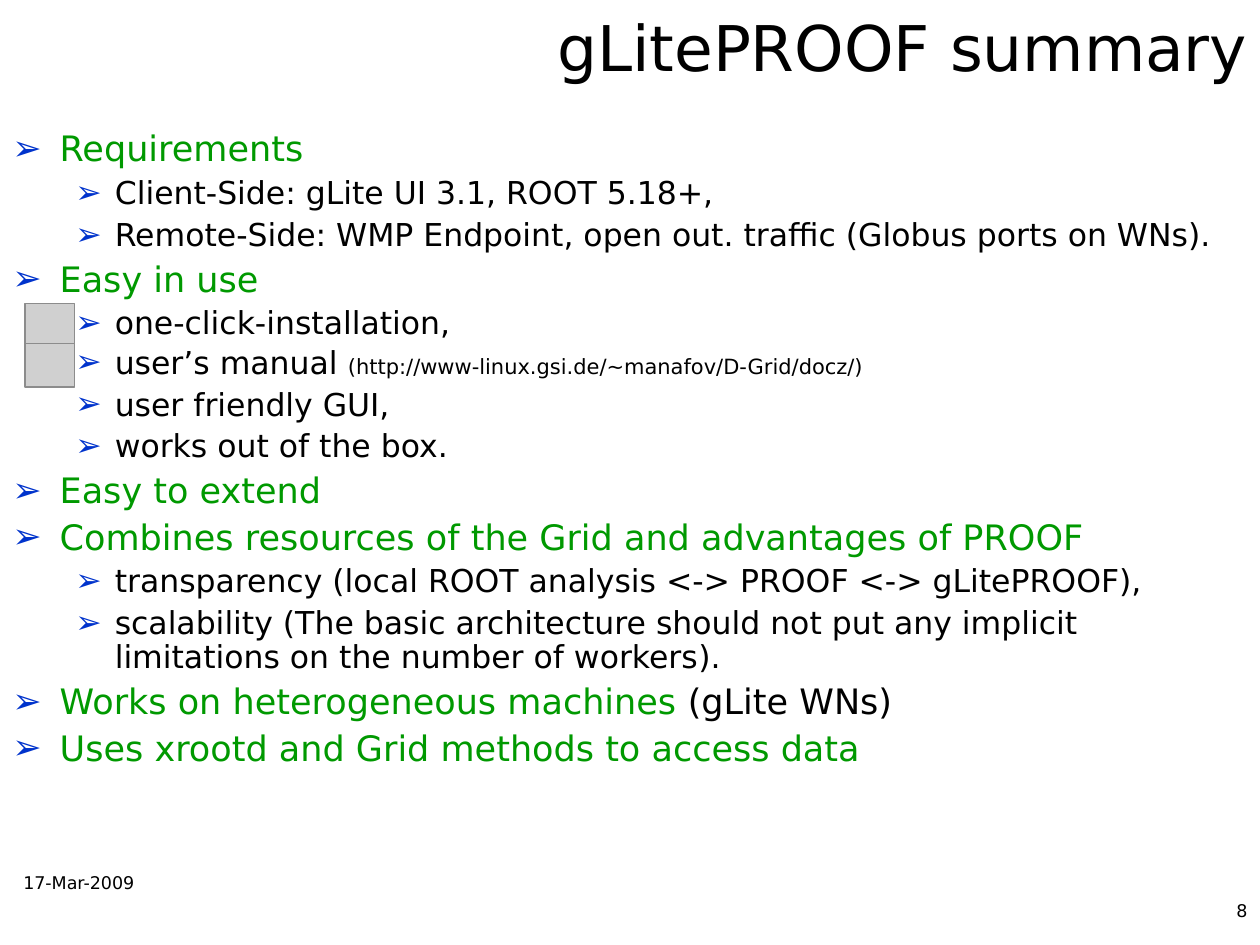
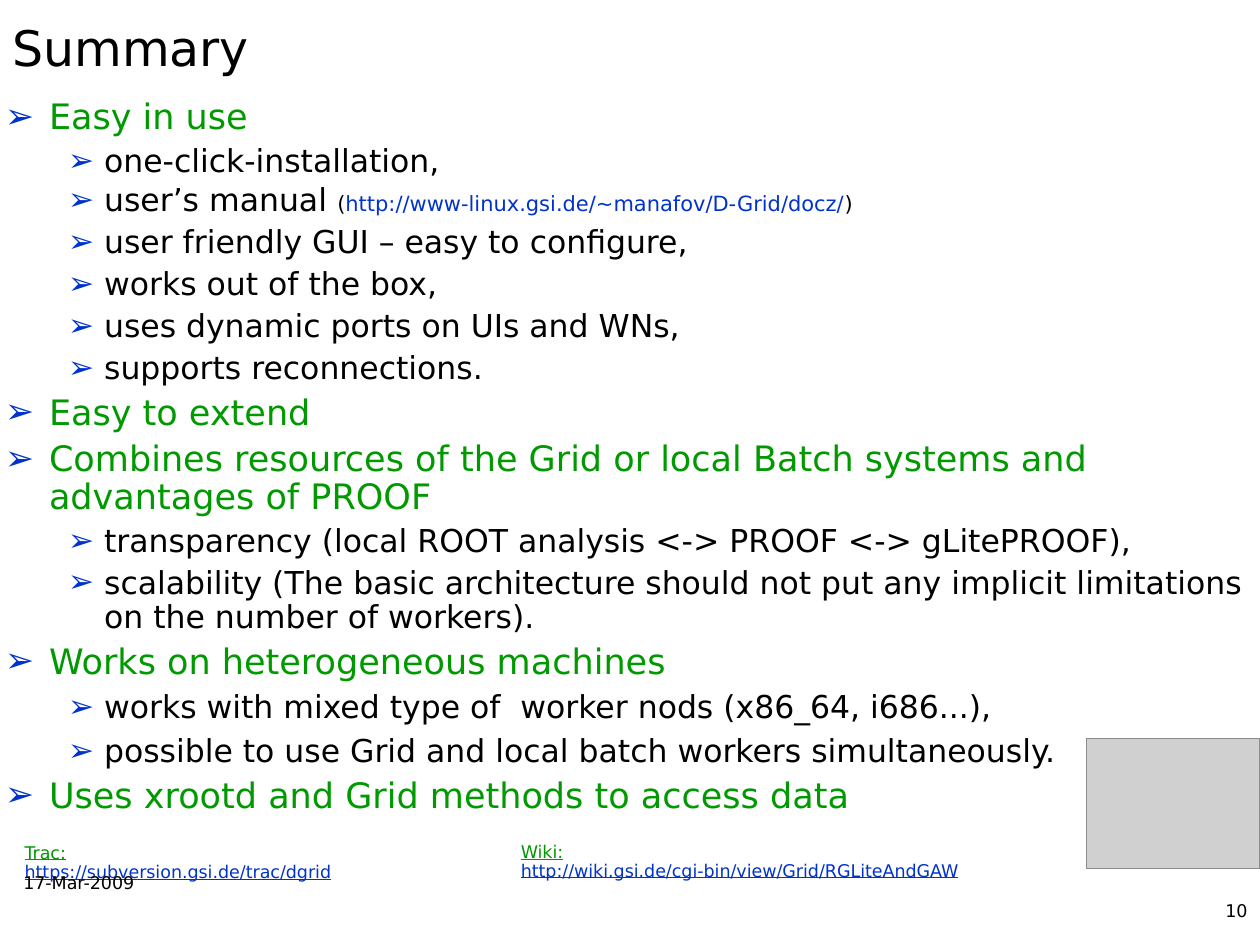
Before and after one commit to AnarManafov/PoDDocumentation, a slide deck: slide 10 of CHEP/CHEP2009/CHEP2009-PoD-AnarManafov.ppt (slide 8 before the commit). Drawn at 1260x945 pixels with LibreOffice and Linux fonts; fonts in the diff are those of the drawing; grey boxes stand for pictures; background and template pictures are left out. Boxes give left, top, right and bottom in pixels: in the first picture for what was removed or moved away, otherwise in the second. Text is boxed around its words. In the diff, an @@ line names an element or a change of style, - is before the commit and + after.

```diff
--- a/CHEP/CHEP2009/CHEP2009-PoD-AnarManafov.ppt
+++ b/CHEP/CHEP2009/CHEP2009-PoD-AnarManafov.ppt
@@ title at (x1=12, y1=29, x2=248, y2=77): text changed; size 36 to 28 pt @@
-gLitePROOF summary
+Summary
@@ text "Easy in use" moved from (x1=60, y1=134, x2=1210, y2=762) to (x1=49, y1=102, x2=1241, y2=809) @@
@@ text "Easy in use" at (x1=49, y1=102, x2=1241, y2=809): vertical alignment top to middle @@
@@ text at (x1=49, y1=102, x2=1241, y2=809): text colour #000000 to #0033CC in "(http://www-linux.gsi.de/~manafov/D-Grid/docz/)"; indent changed @@
@@ text at (x1=60, y1=134, x2=1210, y2=253): paragraphs removed @@
-➢ Requirements
-  ➢ Client-Side: gLite UI 3.1, ROOT 5.18+,
-  ➢ Remote-Side: WMP Endpoint, open out. traffic (Globus ports on WNs).
@@ text at (x1=104, y1=229, x2=688, y2=386): text changed @@
-  ➢ user friendly GUI,
-  ➢ works out of the box.
+  ➢ user friendly GUI – easy to configure,
+  ➢ works out of the box,
+  ➢ uses dynamic ports on UIs and WNs,
+  ➢ supports reconnections.
@@ picture removed at (x1=25, y1=344, x2=74, y2=388) @@
@@ text at (x1=49, y1=444, x2=1087, y2=517): text changed @@
-➢ Combines resources of the Grid and advantages of PROOF
+➢ Combines resources of the Grid or local Batch systems and advantages of PROOF
@@ text at (x1=49, y1=647, x2=1055, y2=769): text changed; size 20 to 18 pt; text colour #009900 to #000000 @@
-➢ Works on heterogeneous machines (gLite WNs)
+➢ Works on heterogeneous machines
+  ➢ works with mixed type of worker nods (x86_64, i686...),
+  ➢ possible to use Grid and local batch workers simultaneously.
@@ picture resized from (x1=25, y1=304, x2=74, y2=348) to (x1=1086, y1=738, x2=1260, y2=869) @@
@@ text added at (x1=25, y1=846, x2=332, y2=883), 10 pt, text #0033CC, underline @@
+Trac: https://subversion.gsi.de/trac/dgrid
@@ text added at (x1=521, y1=844, x2=959, y2=881), 10 pt, text #0033CC, underline @@
+Wiki: http://wiki.gsi.de/cgi-bin/view/Grid/RGLiteAndGAW
@@ page number at (x1=1225, y1=904, x2=1247, y2=918): text changed @@
-8
+10
```
Also in this commit, not shown: 5 other slides changed, 2 slides added, 1 slide removed.
